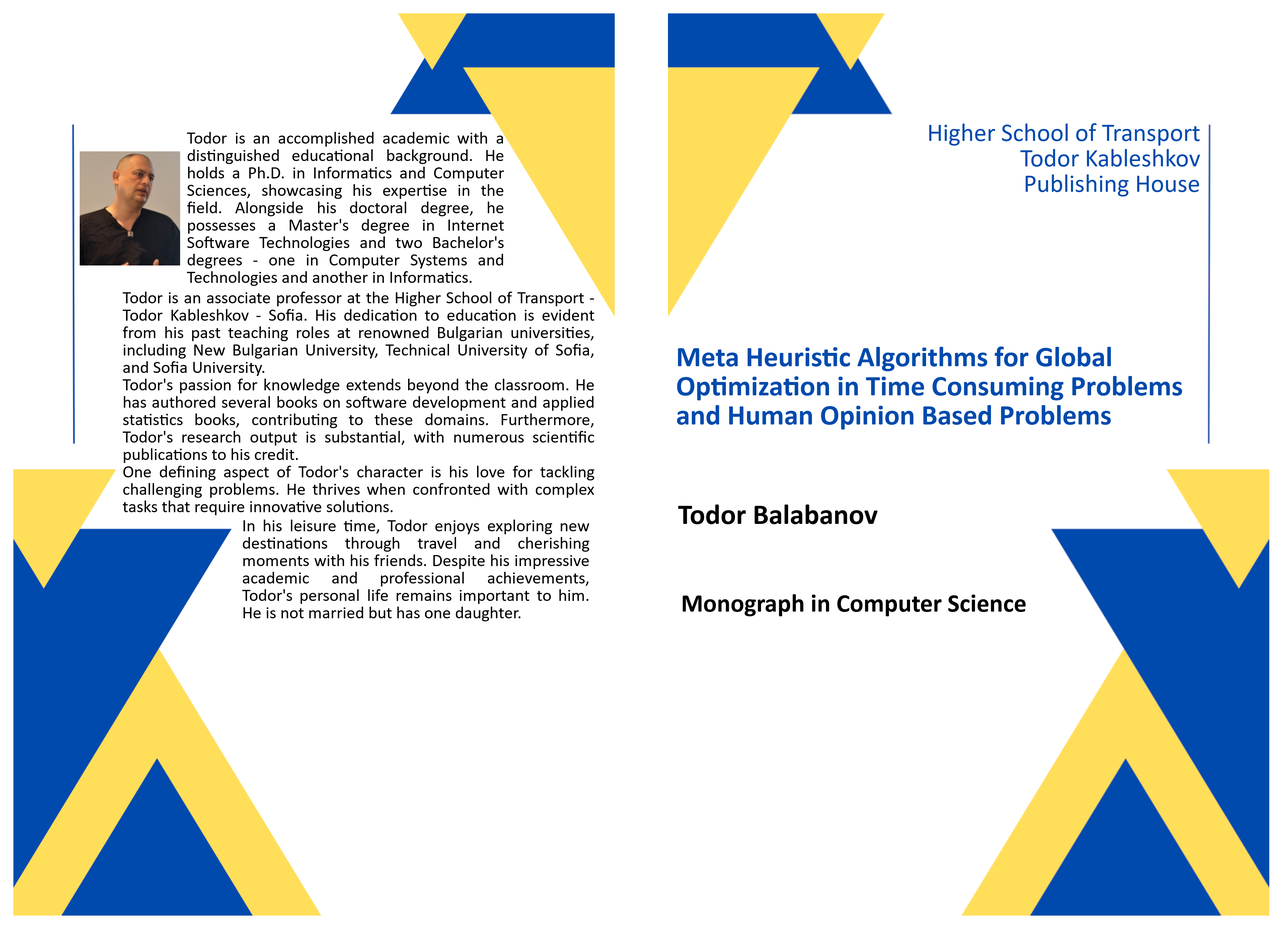
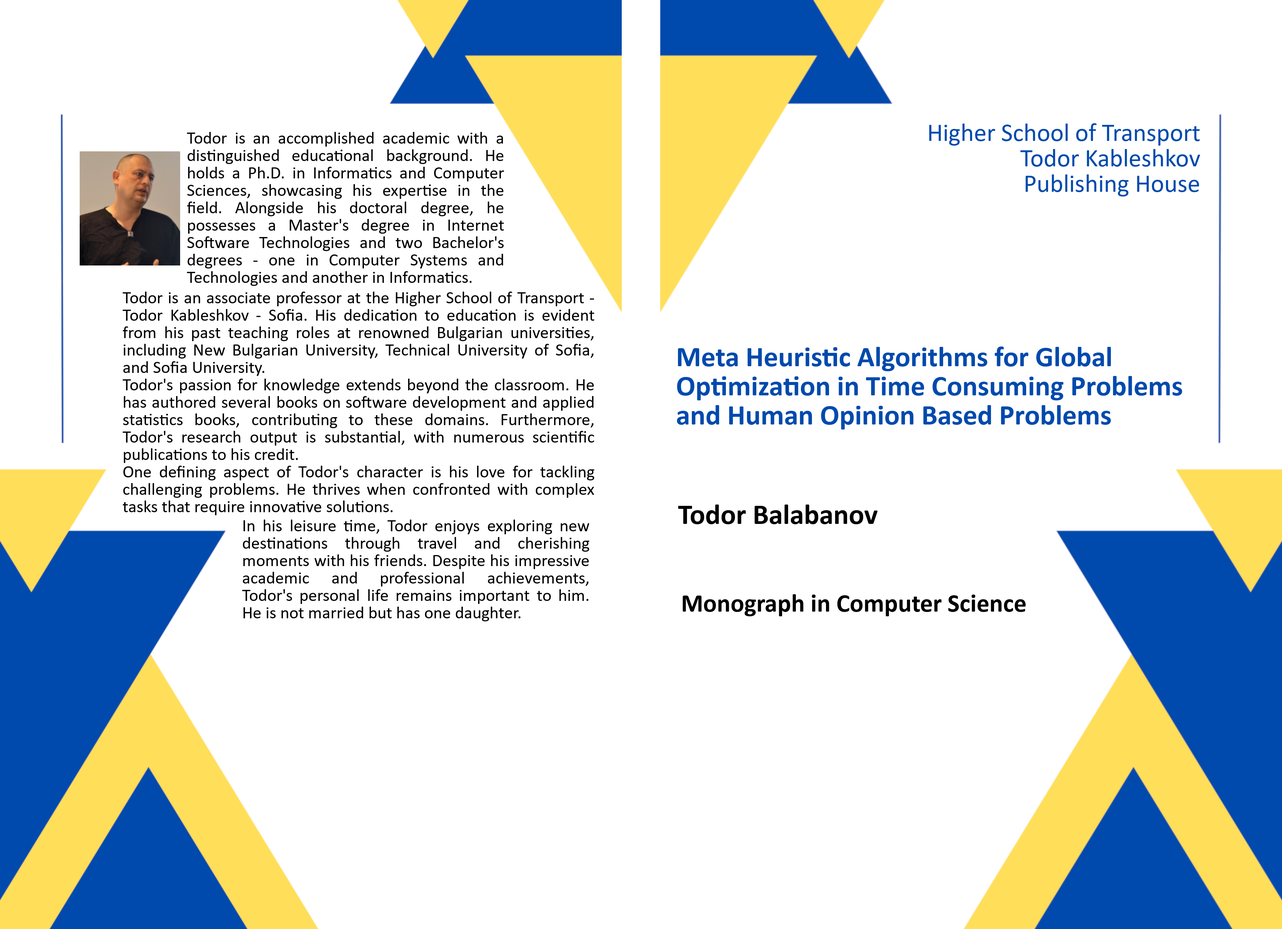
Before/after of a (1282, 929) layered artwork. What changed in the layer stack:
painted on "Back Image" over [0, 0, 622, 929]
painted on "Front Image" over [660, 0, 1282, 929]
